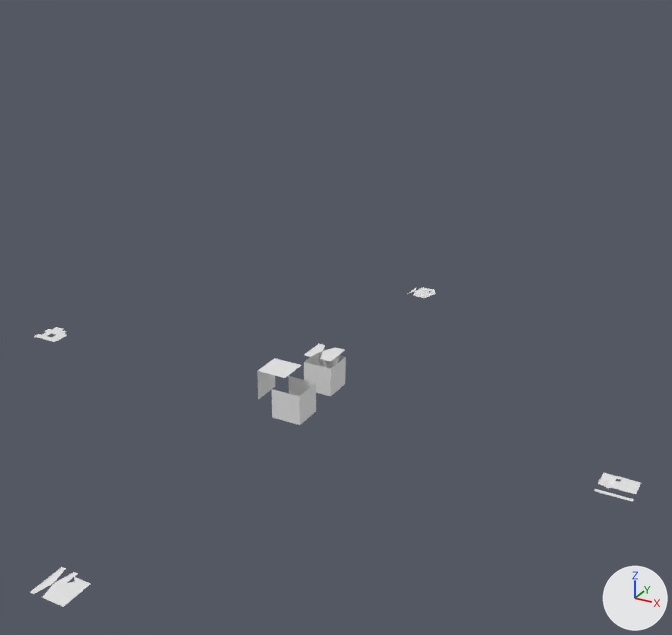
The Blender file Notes/Programing/Blender/0.Blender Models I made/add_delete_mesh.blend as it was, and as the next commit left it.
Rendered twice from a 50 mm lens placed at (27.0, -43.5, 27.9), pointed at (3.2, -0.3, 6.3). The axes (+X, +Y, +Z) are drawn at lower right. The lights are the same throughout. The first picture is the older version.
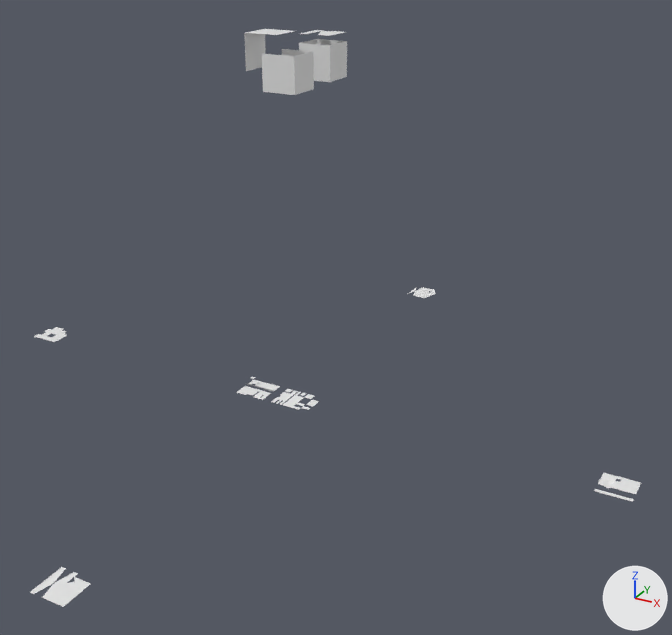
What differs and where, as boxes (x1, y1, x2, y2) in the pictures (672 x 635 px):
'Cube.001', moved: before (257, 358, 316, 425); after (244, 29, 314, 95)
'Cube', moved: before (304, 344, 346, 396); after (299, 30, 347, 82)
'Plane.005', added: after (271, 389, 319, 410)
'Plane.004', added: after (237, 377, 280, 400)

The change, as a list of edits to the scene's bpy script:
```text
Add me_plane_005:
    me_plane_005.from_pydata(...)  # 139 vertices, 64 faces; spans x -1.0..1.59, y -1.0..1.0, z 0.0..0.01
Add me_plane_004:
    me_plane_004.from_pydata(...)  # 106 vertices, 64 faces; spans x -1.07..1.0, y -1.0..1.0, z 0.0..0.5
Change ob_cube:
    ob_cube.location: (0.0, 4.0, 0.0) -> (0.0, 4.0, 20.0)
Change ob_cube_001:
    ob_cube_001.location: (0.06, 0.01, -0.08) -> (0.06, 0.01, 19.92)
Add ob_plane_005:
    ob_plane_005 = bpy.data.objects.new('Plane.005', me_plane_005)
    ob_plane_005.location = (0.0, 0.0, 0.0)
Add ob_plane_004:
    ob_plane_004 = bpy.data.objects.new('Plane.004', me_plane_004)
    ob_plane_004.location = (-2.59, 0.0, 0.0)
```
